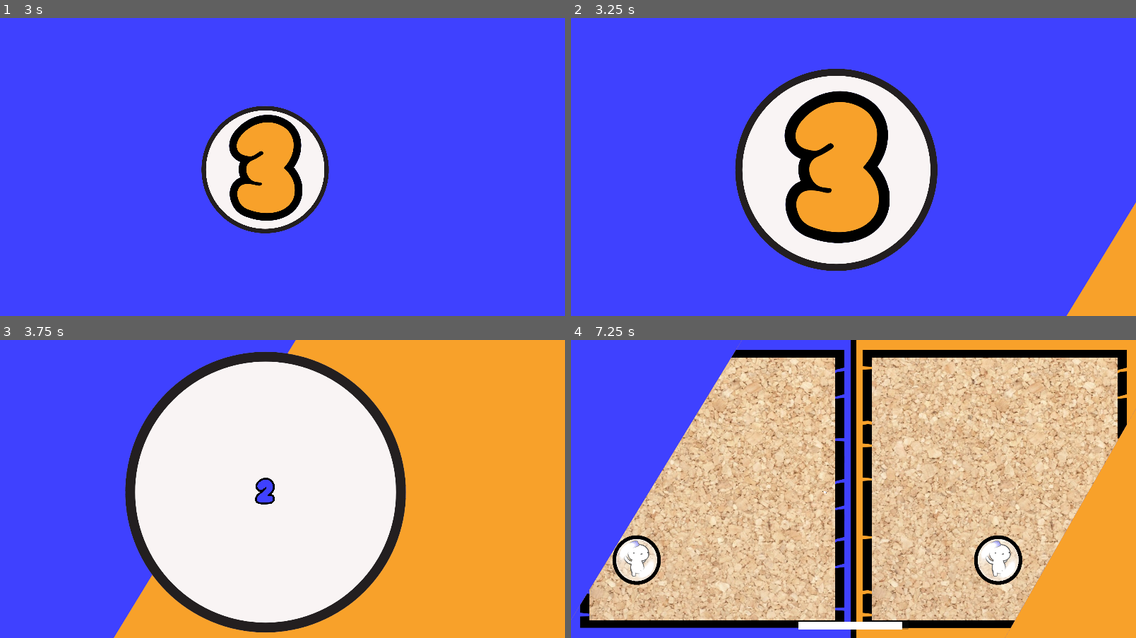
Above: before the commit, frames 1-4 (two rows, left to right).
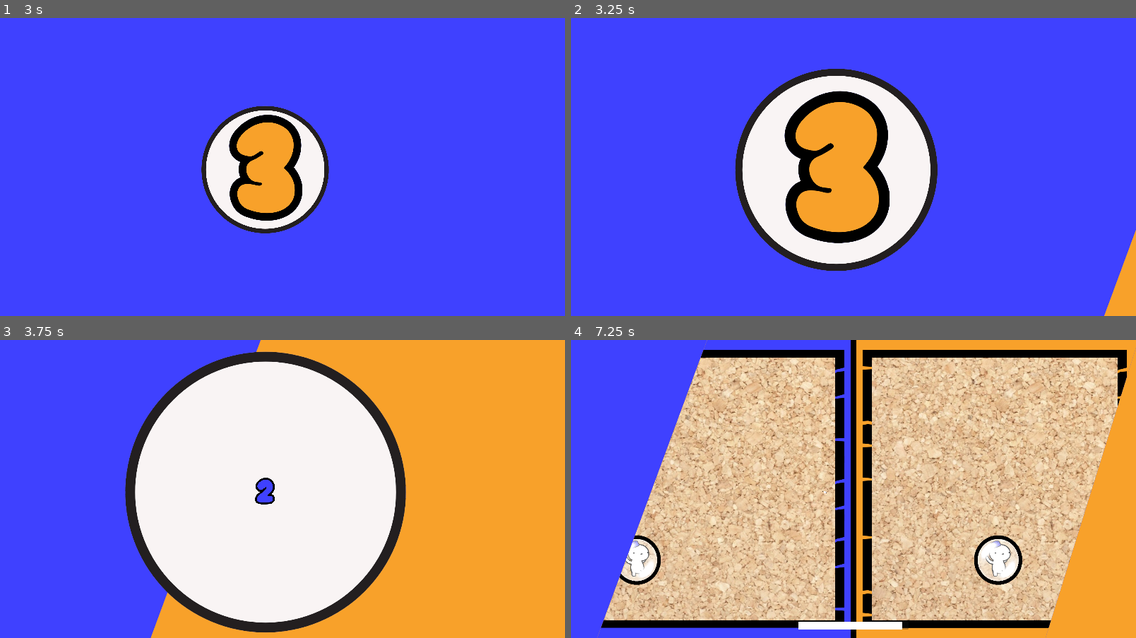
Above: after the commit, the same moments.

Repository: pablo4licante/gamejam-25
Game: Godot game, scene res://menu/src_menu.tscn
Two runs of this game, one before a commit and one after it. Both use one fixed random seed, a clock stepped at 60 frames per second and the inputs below. Video files are missing from this copy of the repository; at most half a second of black plays in their place.
Inputs (mouse positions are in pixels of both pictures, inside the frame that each line leads up to):
- Up to frame 1 (3 s): click "PLAY" at 0.5 s; move the mouse to (406, 152) at 1.27 s; hold D (1_right) 1.28-2.78 s; tap W (1_up) at 1.52, 2.27 s; move the mouse to (169, 181) at 2.02 s; move the mouse to (339, 101) at 2.77 s; hold A (1_left) from 2.78 s (still down)
- Up to frame 2 (3.25 s): keep holding A (1_left)
- Up to frame 3 (3.75 s): move the mouse to (254, 548) at 3.52 s; release A (1_left) at 3.53 s; hold D (1_right) from 3.53 s (still down)
- Up to frame 4 (7.25 s): tap W (1_up) at 3.77, 4.52, 5.27, 6.77 s; move the mouse to (1023, 533) at 4.27 s; move the mouse to (684, 444) at 5.02 s; release D (1_right) at 5.03 s; hold A (1_left) 5.03-5.78 s; move the mouse to (881, 489) at 5.77 s; hold D (1_right) 5.78-6.53 s; move the mouse to (768, 414) at 6.52 s; hold A (1_left) from 6.53 s (still down)

Frame 1 is identical in both runs. In frame 2, 1.6% of the frame differs, in the area x 87-100%, y 61-100%; in frame 3, 1.2%; in frame 4, 4.9%, in the area x 0-100%, y 0-100%.

Commit message:
TransicionArreglada

Diff:
--- a/escenas/ui/transicion_guapa.tscn
+++ b/escenas/ui/transicion_guapa.tscn
@@ -355,22 +355,22 @@
 
 [node name="FondoCambioNivelNaranjaMitad" type="Sprite2D" parent="."]
 position = Vector2(958, 522)
-scale = Vector2(1.05556, 1.05556)
+scale = Vector2(1.05556, 1.93556)
 texture = ExtResource("2_24etx")
 
 [node name="FondoCambioNivelNaranja" type="Sprite2D" parent="."]
 position = Vector2(1022, 551)
-scale = Vector2(1.125, 1.1037)
+scale = Vector2(1.39758, 1.369)
 texture = ExtResource("1_whx5k")
 
 [node name="FondoCambioNivelAzul" type="Sprite2D" parent="."]
 position = Vector2(2437, 513)
-scale = Vector2(1.17613, 1.1)
+scale = Vector2(1.17613, 1.82)
 texture = ExtResource("3_arwja")
 
 [node name="FondoCambioNivelAzul2" type="Sprite2D" parent="."]
 position = Vector2(-519, 449)
-scale = Vector2(2.3969, 1.26667)
+scale = Vector2(2.40034, 1.65952)
 texture = ExtResource("3_arwja")
 flip_h = true
 flip_v = true
Not shown: 1 places in escenas/managers/main.tscn that only renumber resources
